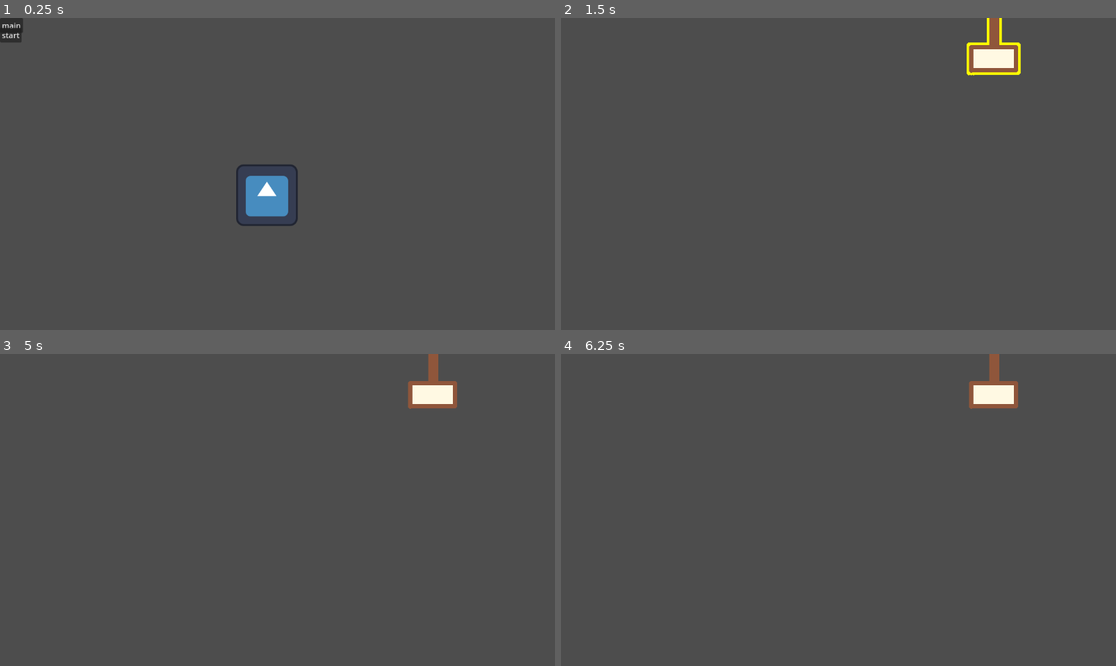
Above: before the commit, frames 1-4 (two rows, left to right).
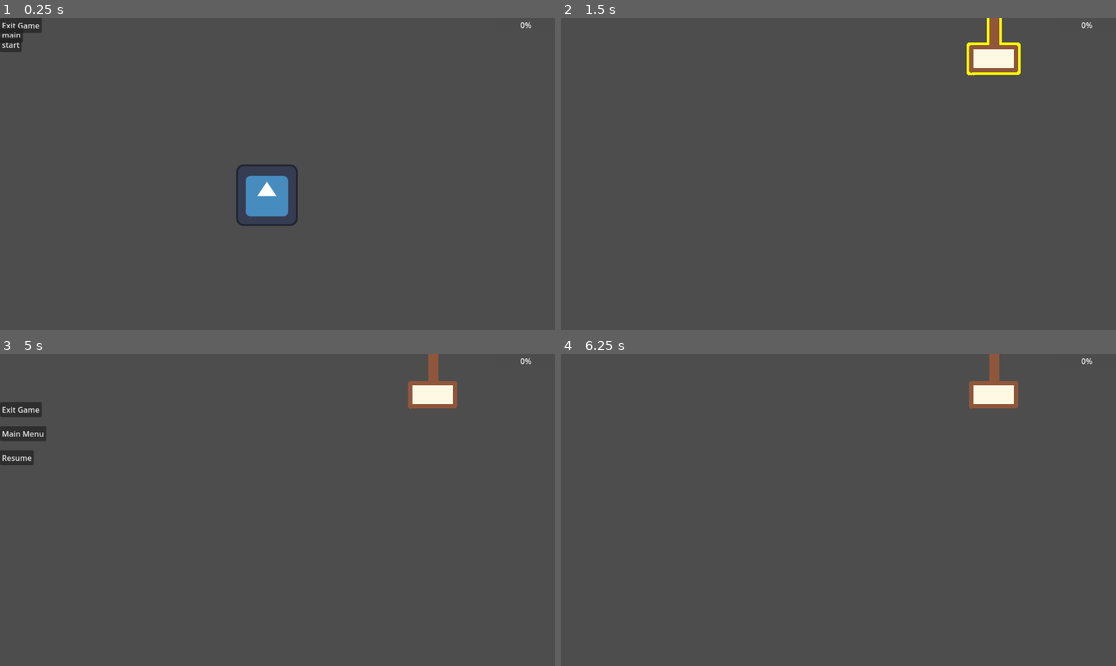
Above: after the commit, the same moments.

Repository: msharma2026/Grocers-Gauntlet
Game: Godot game, scene res://scenes/game.tscn
Same seed, same stepped clock (60 frames per second), same inputs: the game is played once before the commit and once after it. The engine's default icon, where the game draws it, is replaced by a stand-in: a white triangle on a blue panel in a dark square.
Inputs (mouse positions are in pixels of both pictures, inside the frame that each line leads up to):
- Up to frame 1 (0.25 s): no input
- Up to frame 2 (1.5 s): click "start" at 0.5 s; tap Enter at 1.25 s; move the mouse to (993, 46) at 1.27 s; click (993, 46) at 1.42 s
- Up to frame 3 (5 s): tap Space at 2, 3.5 s; move the mouse to (166, 525) at 2.02 s; click (166, 525) at 2.17 s; tap Enter at 2.75, 4.25 s; move the mouse to (333, 441) at 2.77 s; click (333, 441) at 2.92 s; move the mouse to (249, 572) at 3.52 s; click (249, 572) at 3.67 s; move the mouse to (444, 556) at 4.27 s; click (444, 556) at 4.42 s; tap Escape (pause_menu, bound only after the commit) at 4.9 s
- Up to frame 4 (6.25 s): click (577, 456) at 5 s, where only the run after the commit has a clickable "Resume"; tap Space at 5.75 s; move the mouse to (672, 463) at 5.77 s; click (672, 463) at 5.92 s

The runs differ from the first frame. In frame 1, 0.4% of the frame differs, in the area x 0-96%, y 0-11%; in frame 2, less than 0.1%; in frame 3, 1.0%, in the area x 0-96%, y 1-36%; in frame 4, less than 0.1%.

Commit message:
Added some changes

Diff:
--- a/GodotFiles/project.godot
+++ b/GodotFiles/project.godot
@@ -18,3 +18,11 @@
 [autoload]
 
 game_data="*res://scripts/game_state.gd"
+
+[input]
+
+pause_menu={
+"deadzone": 0.2,
+"events": [Object(InputEventKey,"resource_local_to_scene":false,"resource_name":"","device":0,"window_id":0,"alt_pressed":false,"shift_pressed":false,"ctrl_pressed":false,"meta_pressed":false,"pressed":false,"keycode":0,"physical_keycode":4194305,"key_label":0,"unicode":0,"location":0,"echo":false,"script":null)
+]
+}
--- /dev/null
+++ b/GodotFiles/scenes/UI/HealthBar.tscn
@@ -0,0 +1,16 @@
+[gd_scene load_steps=4 format=3 uid="uid://drp1yi4cmynkl"]
+
+[ext_resource type="Script" uid="uid://qoo707lnqus4" path="res://scripts/health_bar.gd" id="1_tmb1u"]
+
+[sub_resource type="StyleBoxFlat" id="StyleBoxFlat_tmb1u"]
+bg_color = Color(0.29803923, 0.29803923, 0.29803923, 1)
+
+[sub_resource type="StyleBoxFlat" id="StyleBoxFlat_rr2qc"]
+bg_color = Color(0.5764706, 0.29411766, 0.35686275, 1)
+
+[node name="HealthBar" type="ProgressBar"]
+offset_right = 4.0
+offset_bottom = 27.0
+theme_override_styles/background = SubResource("StyleBoxFlat_tmb1u")
+theme_override_styles/fill = SubResource("StyleBoxFlat_rr2qc")
+script = ExtResource("1_tmb1u")
--- a/GodotFiles/scenes/game.tscn
+++ b/GodotFiles/scenes/game.tscn
@@ -1,10 +1,12 @@
-[gd_scene load_steps=6 format=3 uid="uid://cevx0w7kyq7lk"]
+[gd_scene load_steps=8 format=3 uid="uid://cevx0w7kyq7lk"]
 
 [ext_resource type="Script" uid="uid://blgwssin6bdfx" path="res://scripts/game.gd" id="1_uwrxv"]
 [ext_resource type="PackedScene" uid="uid://cmqvsgjb33vrv" path="res://scenes/screens/main_menu.tscn" id="2_yqjtg"]
 [ext_resource type="PackedScene" uid="uid://ds70rs0xwhvar" path="res://scenes/screens/entrance.tscn" id="3_lnu2h"]
 [ext_resource type="PackedScene" uid="uid://bt8xj88jim3id" path="res://scenes/screens/aisles.tscn" id="4_lbhrr"]
 [ext_resource type="PackedScene" uid="uid://d3nb0638d8xam" path="res://scenes/screens/pause_menu.tscn" id="5_iywne"]
+[ext_resource type="Script" uid="uid://dxshd2bj6hqgq" path="res://scripts/player.gd" id="6_u5sy4"]
+[ext_resource type="PackedScene" uid="uid://drp1yi4cmynkl" path="res://scenes/UI/HealthBar.tscn" id="7_u5sy4"]
 
 [node name="Game" type="Node2D"]
 script = ExtResource("1_uwrxv")
@@ -14,3 +16,14 @@
 "main_menu": ExtResource("2_yqjtg")
 })
 pause_menu_scene = ExtResource("5_iywne")
+
+[node name="Player" type="CharacterBody2D" parent="."]
+script = ExtResource("6_u5sy4")
+
+[node name="UI" type="CanvasLayer" parent="."]
+
+[node name="HealthBar" parent="UI" instance=ExtResource("7_u5sy4")]
+offset_left = 1032.0
+offset_top = 3.0
+offset_right = 1151.0
+offset_bottom = 26.0
--- a/GodotFiles/scenes/player.tscn
+++ b/GodotFiles/scenes/player.tscn
@@ -1,8 +1,8 @@
-[gd_scene load_steps=2 format=3 uid="uid://b5iinaku6wu81"]
+[gd_scene load_steps=2 format=3 uid="uid://r3jrvlgfrovq"]
 
 [ext_resource type="Script" uid="uid://dxshd2bj6hqgq" path="res://scripts/player.gd" id="1_3vyb7"]
 
-[node name="Player" type="Node2D"]
+[node name="Player" type="CharacterBody2D"]
 script = ExtResource("1_3vyb7")
 
 [node name="AnimatedSprite2D" type="AnimatedSprite2D" parent="."]
--- a/GodotFiles/scenes/screens/main_menu.tscn
+++ b/GodotFiles/scenes/screens/main_menu.tscn
@@ -6,6 +6,7 @@
 [node name="MainMenu" type="Node2D"]
 script = ExtResource("1_l6cm7")
 button_map = Dictionary[String, String]({
+"Exit Game": "quit",
 "main": "main_menu",
 "start": "aisles"
 })
--- a/GodotFiles/scripts/game.gd
+++ b/GodotFiles/scripts/game.gd
@@ -8,14 +8,18 @@
 # Note 2: The 'change_screen' signal must be manually updated in the
 # Inspector panel for 'main_menu.tscn' under button_map dictionary.
 
-@export var screens : Dictionary[String, PackedScene]
-@export var pause_menu_scene : PackedScene
+@export var screens: Dictionary[String, PackedScene]
+@export var pause_menu_scene: PackedScene
 
-var current_screen : Screen
-var pause_menu_instance : PauseMenu = null
+var current_screen: Screen
+var pause_menu_instance: PauseMenu = null
+
+@onready var player: CharacterBody2D = $Player
+@onready var health_bar: ProgressBar = $UI/HealthBar
 
 
 func _ready() -> void:
+	player.health_updated.connect(health_bar.update_health_bar)
 	_change_screen("main_menu")
 
 # Checks if 'Escape' key was pressed to bring up the pause menu
--- /dev/null
+++ b/GodotFiles/scripts/health_bar.gd
@@ -0,0 +1,11 @@
+#health_bar.gd
+class_name HealthBar
+extends ProgressBar
+
+var max_health_value: float
+var health_value: float
+
+
+func update_health_bar(new_health: float, new_max_health: float) -> void:
+	max_health_value = new_max_health
+	health_value = new_health
--- a/GodotFiles/scripts/player.gd
+++ b/GodotFiles/scripts/player.gd
@@ -11,6 +11,7 @@
 
 
 func _ready() -> void:
+	health_updated.emit(game_data.health_percentage, 100)
 	pass
 
 
Not shown, added: GodotFiles/scripts/health_bar.gd.uid
